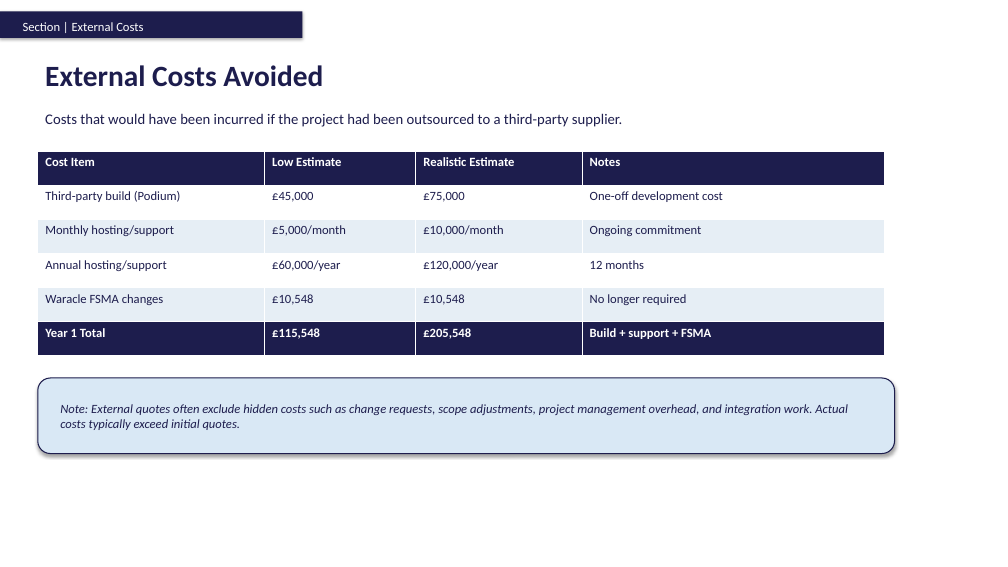
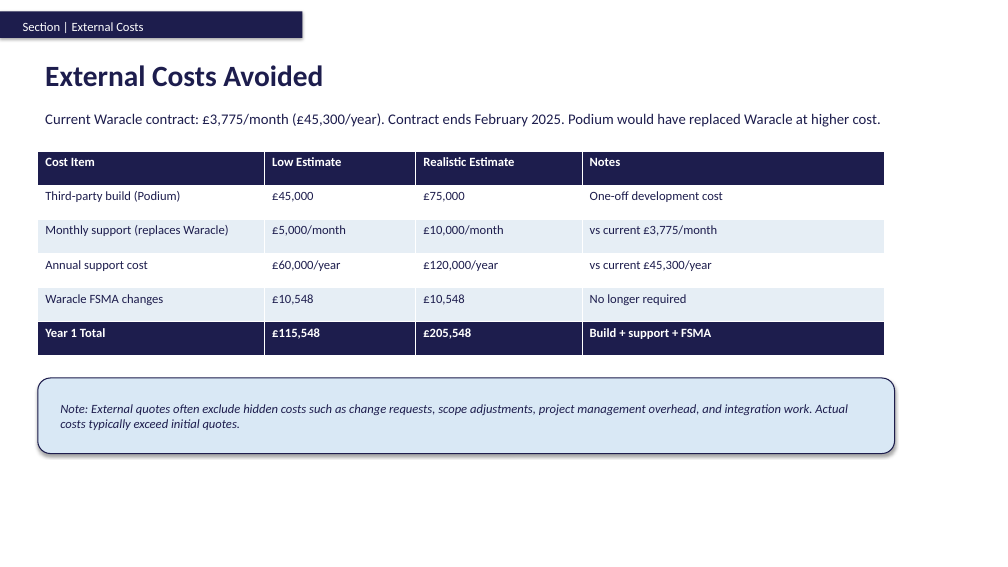
Before and after one commit to Pinger2024/roadmap-templates, a slide deck: slide 4 of Cost_Benefit_Analysis_Template.pptx. Drawn at 1008x567 pixels with LibreOffice and Linux fonts; fonts in the diff are those of the drawing. Boxes give left, top, right and bottom in pixels: in the first picture for what was removed or moved away, otherwise in the second. Text is boxed around its words. In the diff, an @@ line names an element or a change of style, - is before the commit and + after.

Commit message:
Added Waracle contract context

```diff
--- a/Cost_Benefit_Analysis_Template.pptx
+++ b/Cost_Benefit_Analysis_Template.pptx
@@ text at bbox=[45, 113, 881, 127]: text changed @@
-Costs that would have been incurred if the project had been outsourced to a third-party supplier.
+Current Waracle contract: £3,775/month (£45,300/year). Contract ends February 2025. Podium would have replaced Waracle at higher cost.
@@ table at bbox=[38, 151, 885, 355] @@
-row 3, column 1: Monthly hosting/support
+row 3, column 1: Monthly support (replaces Waracle)
-row 3, column 4: Ongoing commitment
+row 3, column 4: vs current £3,775/month
-row 4, column 1: Annual hosting/support
+row 4, column 1: Annual support cost
-row 4, column 4: 12 months
+row 4, column 4: vs current £45,300/year
```
Also in this commit, not shown: 3 other slides changed.
